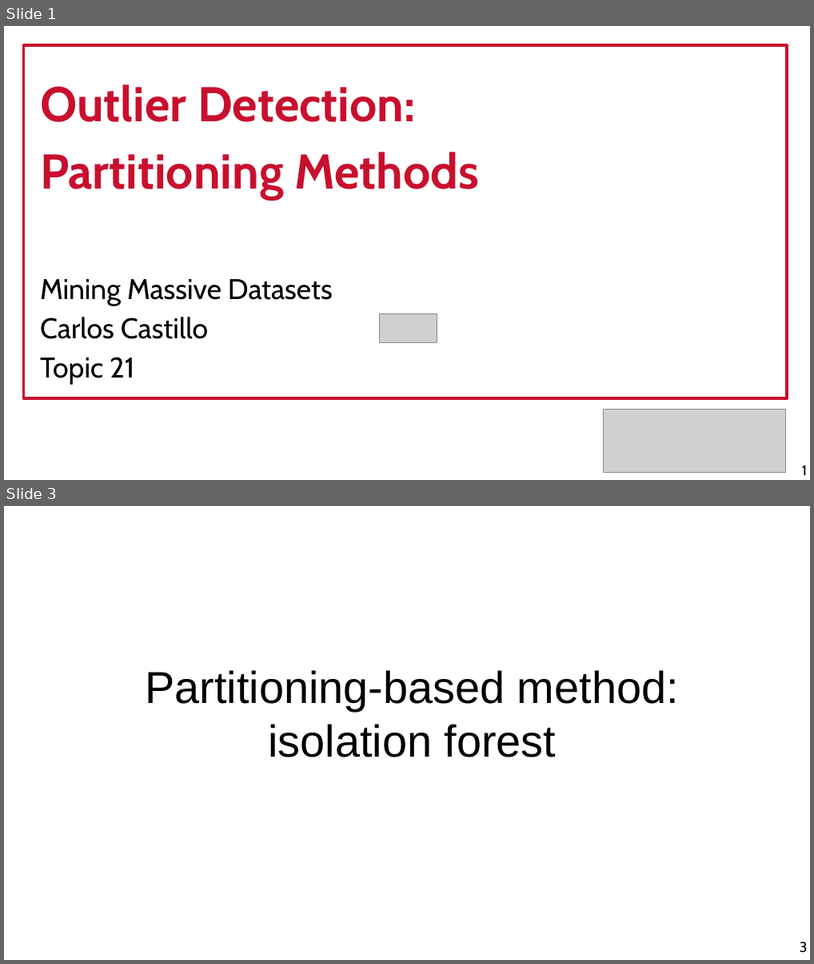
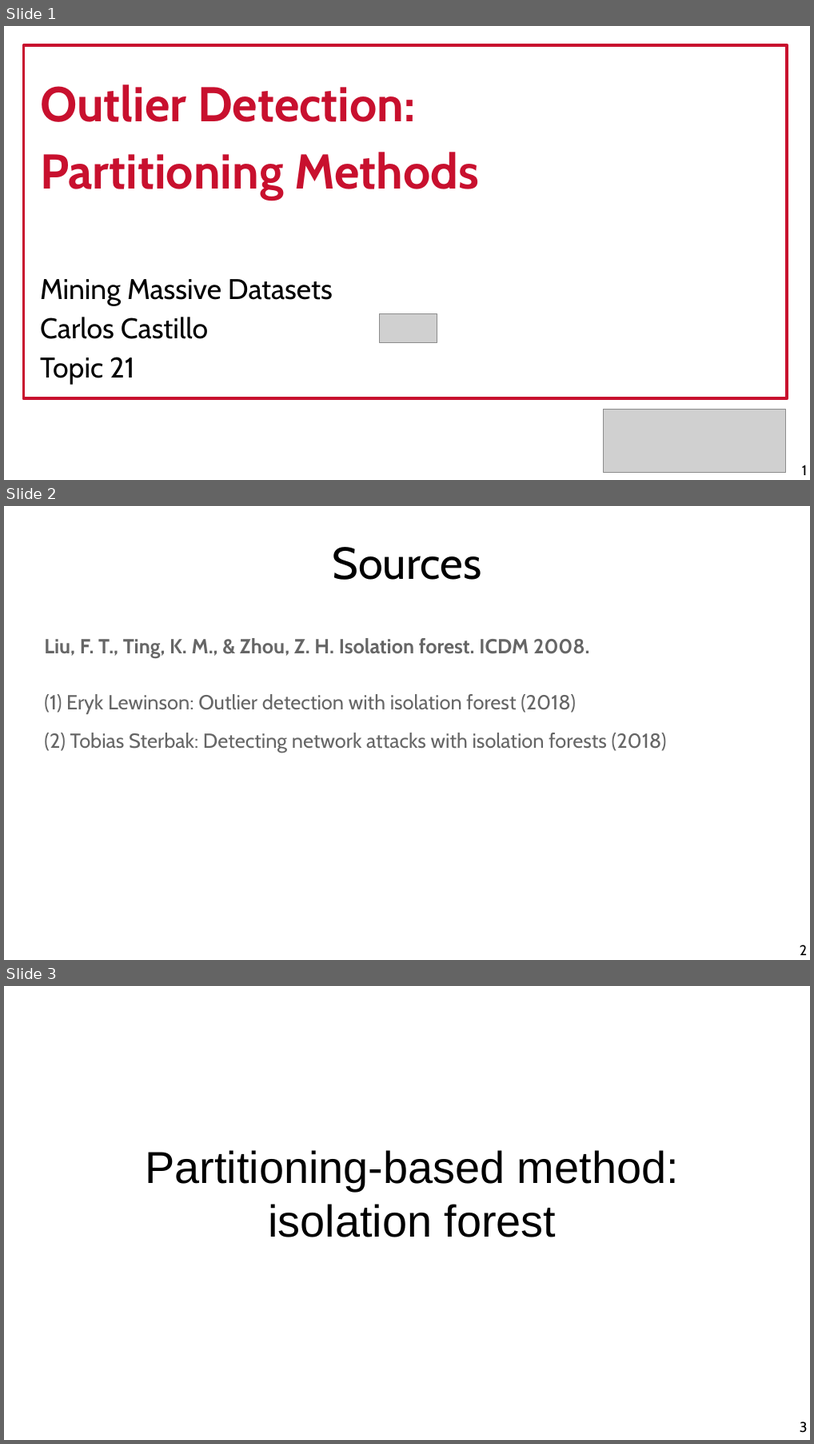
Before and after one commit to chatox/data-mining-course, a slide deck: theory/tt21_outliers_isolation.odp. Shown one above the other, each under a label of ours: slides 1 and 3 before the commit, slides 1, 2 and 3 after it; the slides between them are not shown. The pictures are 814x964 and 814x1444 pixels, drawn with LibreOffice and Linux fonts; fonts in the diff are those of the drawing; grey boxes stand for pictures. Boxes give left, top, right and bottom in pixels: in the first picture for what was removed or moved away, otherwise in the second. Text is boxed around its words. In the diff, an @@ line names an element or a change of style, - is before the commit and + after.

Commit message:
Isolation forest source

```diff
--- a/theory/tt21_outliers_isolation.odp
+++ b/theory/tt21_outliers_isolation.odp
@@ slide 2 added at [4, 506, 810, 960], background #FFFFFF @@
@@ title added at [333, 547, 482, 580], 44 pt, text #000000 @@
+Sources
@@ text added at [44, 638, 667, 752], 20 pt, text #666666 @@
+Liu, F. T., Ting, K. M., & Zhou, Z. H. Isolation forest. ICDM 2008.
+(1) Eryk Lewinson: Outlier detection with isolation forest (2018)
+(2) Tobias Sterbak: Detecting network attacks with isolation forests (2018)
@@ page number added at [800, 944, 807, 955], 14 pt, text #000000 @@
+2
```
Also in this commit, not shown: 10 slides changed, 1 slide removed.
